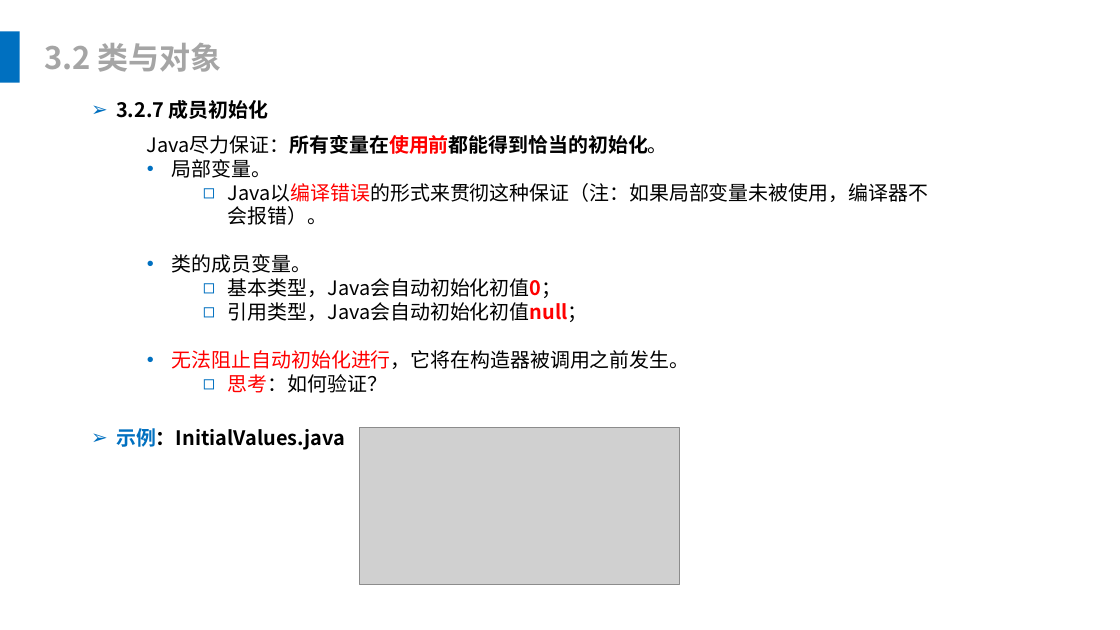
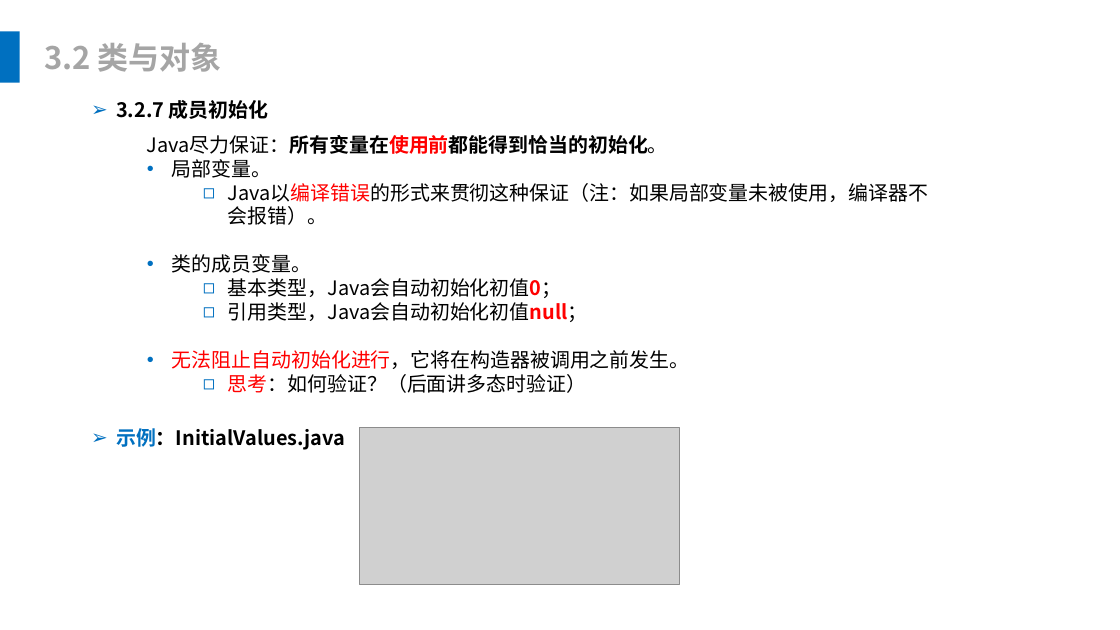
Before and after one commit to leonliu06/JavaTrainning, a slide deck: slide 30 of Java基础培训.pptx. Drawn at 1120x630 pixels with LibreOffice and Linux fonts; fonts in the diff are those of the drawing; grey boxes stand for pictures. Boxes give left, top, right and bottom in pixels: in the first picture for what was removed or moved away, otherwise in the second. Text is boxed around its words. In the diff, an @@ line names an element or a change of style, - is before the commit and + after.

```diff
--- a/Java基础培训.pptx
+++ b/Java基础培训.pptx
@@ text at [228,374,586,393]: text changed @@
-    ◻ 思考：如何验证？
+    ◻ 思考：如何验证？（后面讲多态时验证）
```
Also in this commit, not shown: 7 other slides changed, 8 other files.
